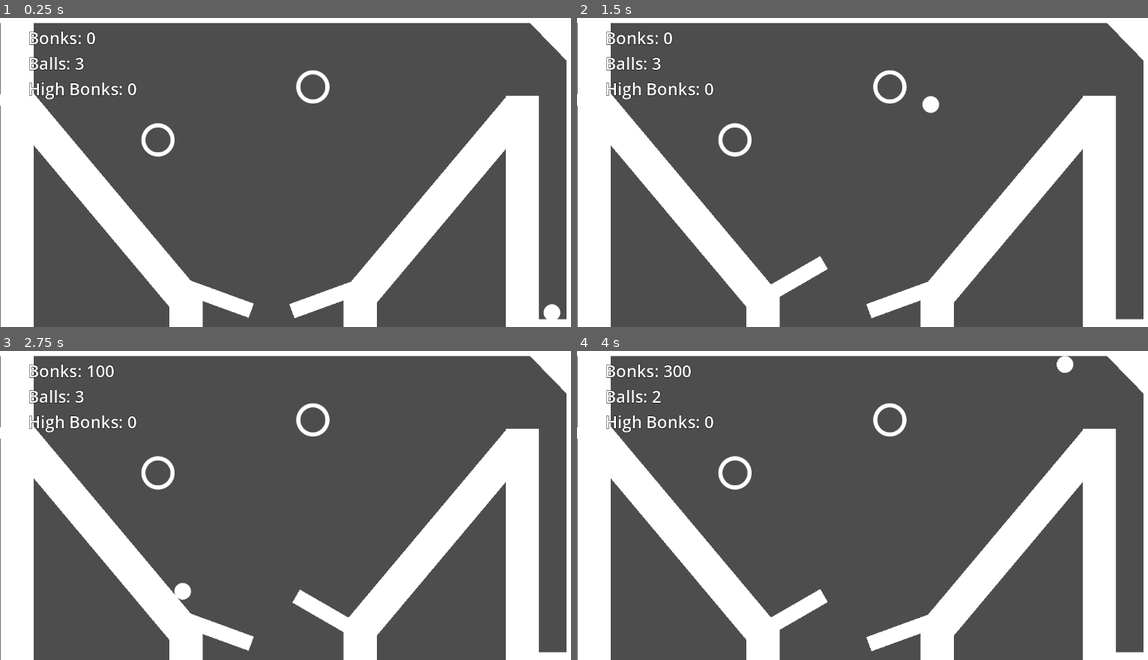
Above: before the commit, frames 1-4 (two rows, left to right).
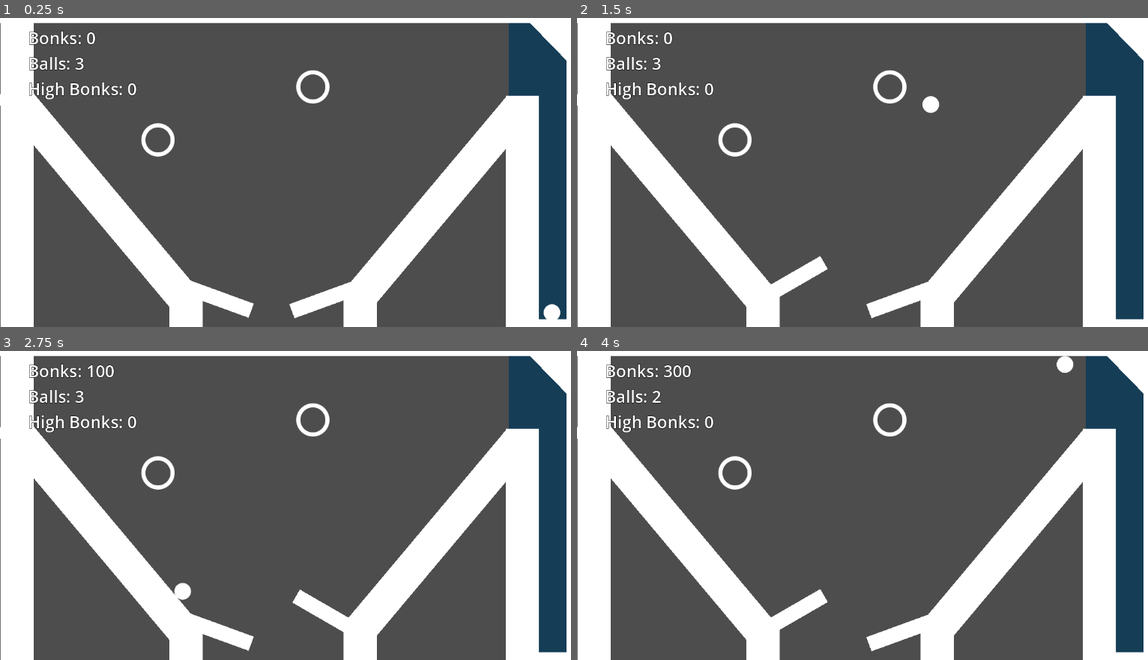
Above: after the commit, the same moments.

Repository: sfreed141/pinball
Game: Godot game, scene res://main.tscn
Two runs of this game, one before a commit and one after it. Both use one fixed random seed, a clock stepped at 60 frames per second and the inputs below.
Inputs:
- Up to frame 1 (0.25 s): no input
- Up to frame 2 (1.5 s): tap Enter at 0.5 s; hold D (right) 0.53-1.28 s; hold Space (slap) 0.53-1.28 s; hold A (left) from 1.28 s (still down); tap Space (slap) at 1.35 s
- Up to frame 3 (2.75 s): release A (left) at 2.03 s; hold D (right) from 2.03 s (still down); hold Space (slap) from 2.03 s (still down)
- Up to frame 4 (4 s): release Space (slap) at 2.78 s; tap Space (slap) at 2.85 s; release D (right) at 3.53 s; hold A (left) from 3.53 s (still down); hold Space (slap) from 3.53 s (still down)

The runs differ from the first frame. In frame 1, 5.4% of the frame differs, in the area x 89-100%, y 1-98%; in frame 2, 5.5%; in frame 3, 5.5%; in frame 4, 5.5%.

Commit message:
added one way wall from plunger and added some color back there

Diff:
--- a/project/main.tscn
+++ b/project/main.tscn
@@ -1,7 +1,8 @@
-[gd_scene load_steps=8 format=3 uid="uid://wp31bdkw2ujt"]
+[gd_scene load_steps=10 format=3 uid="uid://wp31bdkw2ujt"]
 
 [ext_resource type="Script" path="res://game/gamemode.gd" id="1_8jxqk"]
 [ext_resource type="PackedScene" uid="uid://dhlm0r3kgrbs5" path="res://game/paddle.tscn" id="2_67h6p"]
+[ext_resource type="Texture2D" uid="uid://cbvi147u2de24" path="res://assets/GiantLightStudios - SimpleShapes/square_64.png" id="2_yg5sc"]
 [ext_resource type="PackedScene" uid="uid://bwoyukoyw4e4d" path="res://game/wall.tscn" id="3_kdlmg"]
 [ext_resource type="PackedScene" uid="uid://biuqxwo0rr4k7" path="res://game/bumper.tscn" id="4_ro6ew"]
 
@@ -10,6 +11,8 @@
 
 [sub_resource type="RectangleShape2D" id="RectangleShape2D_3deai"]
 size = Vector2(96, 74.5)
+
+[sub_resource type="RectangleShape2D" id="RectangleShape2D_4f4ab"]
 
 [sub_resource type="LabelSettings" id="LabelSettings_sdi16"]
 font_size = 32
@@ -20,6 +23,12 @@
 
 [node name="GameMode" type="Node" parent="."]
 script = ExtResource("1_8jxqk")
+
+[node name="Sprite2D" type="Sprite2D" parent="."]
+modulate = Color(0.082281, 0.238396, 0.338666, 1)
+position = Vector2(1076, 305)
+scale = Vector2(3.04, 12.92)
+texture = ExtResource("2_yg5sc")
 
 [node name="World" type="Node2D" parent="."]
 
@@ -108,6 +117,16 @@
 [node name="Bumper2" parent="World/Map" instance=ExtResource("4_ro6ew")]
 position = Vector2(602, 186)
 
+[node name="OneWayWall" type="StaticBody2D" parent="World/Map"]
+position = Vector2(990, 133)
+rotation = -1.57079
+
+[node name="CollisionShape2D" type="CollisionShape2D" parent="World/Map/OneWayWall"]
+scale = Vector2(8.54347, 1.67622)
+shape = SubResource("RectangleShape2D_4f4ab")
+one_way_collision = true
+debug_color = Color(0.519281, 0.520847, 0, 0.42)
+
 [node name="UI" type="CanvasLayer" parent="."]
 
 [node name="Menu" type="MarginContainer" parent="UI"]
